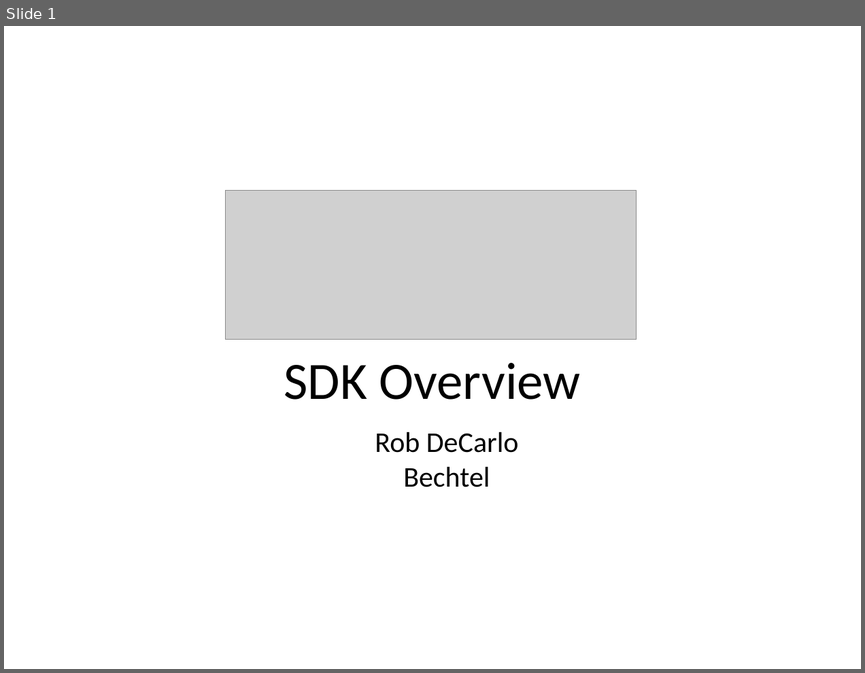
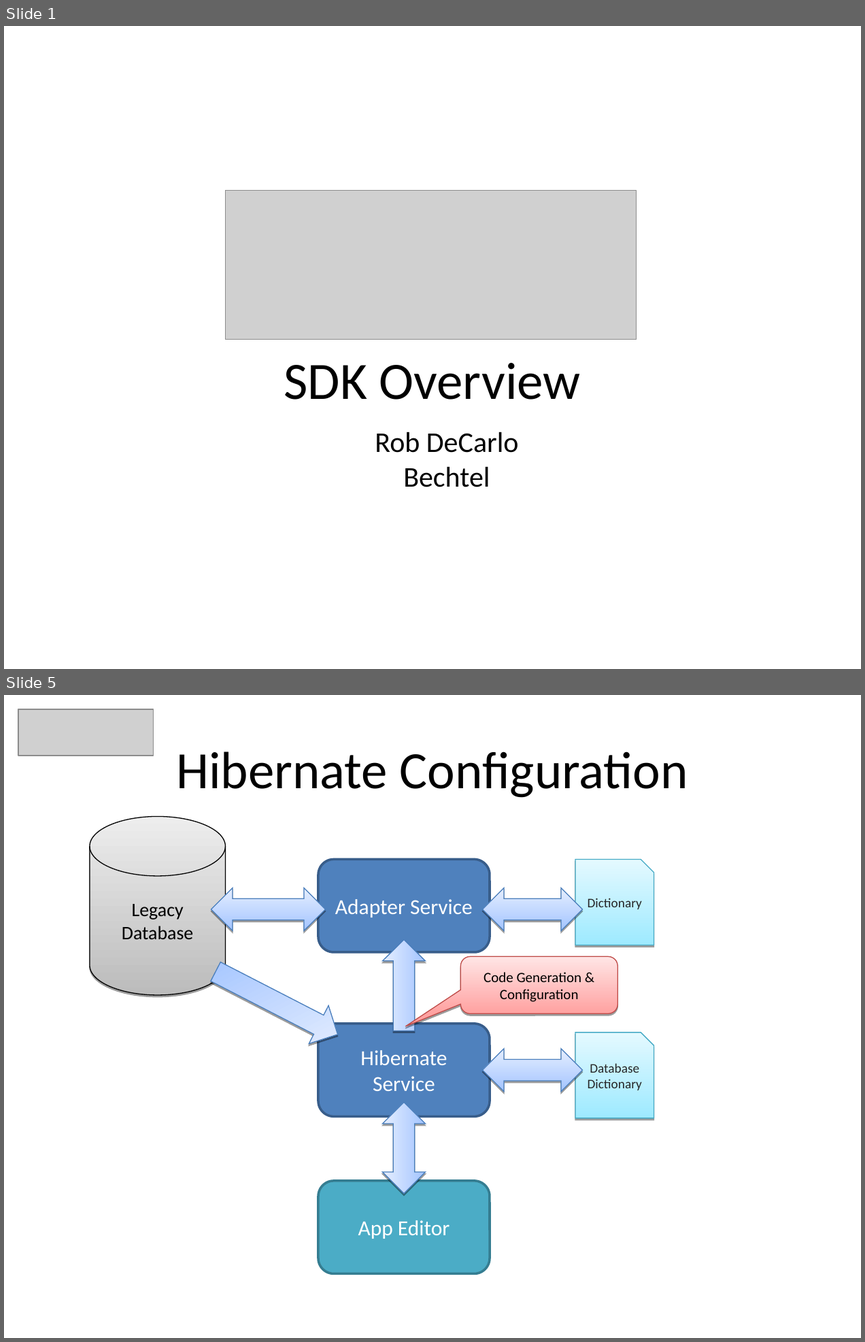
Before and after one commit to heyena/iring-tools, a slide deck: branches/2.0.x/Documentation/iRINGTools_SDK_Overview_v2.0.0.ppt. Shown one above the other, each under a label of ours: slide 1 before the commit, slides 1 and 5 after it; the slides between them are not shown. The pictures are 865x673 and 865x1342 pixels, drawn with LibreOffice and Linux fonts; fonts in the diff are those of the drawing; grey boxes stand for pictures; background and template pictures are left out. Boxes give left, top, right and bottom in pixels: in the first picture for what was removed or moved away, otherwise in the second. Text is boxed around its words. In the diff, an @@ line names an element or a change of style, - is before the commit and + after.

```diff
--- a/branches/2.0.x/Documentation/iRINGTools_SDK_Overview_v2.0.0.ppt
+++ b/branches/2.0.x/Documentation/iRINGTools_SDK_Overview_v2.0.0.ppt
@@ slide 5 added at <box>4,695,861,1338</box>, background #FFFFFF @@
@@ picture added at <box>18,709,154,756</box> @@
@@ text added at <box>176,751,687,798</box>, 44 pt, text #000000 @@
+Hibernate Configuration
@@ cylinder added at <box>90,817,225,995</box>, fill gradient #BCBCBC to #EDEDED, outline #000000 0.74 pt, 16 pt, text #000000 @@
+Legacy Database
@@ rounded rectangle added at <box>318,860,490,952</box>, fill #4F81BD, outline #385D8A 2.01 pt, 18 pt, text #FFFFFF @@
+Adapter Service
@@ freeform shape added at <box>575,860,654,945</box>, fill gradient #9EEAFF to #E4F9FF, outline #46AAC5 0.74 pt, 11 pt, text #262626 @@
+Dictionary
@@ left right arrow added at <box>211,888,325,930</box>, fill gradient #A3C4FF to #E5EEFF, outline #4A7EBB 0.74 pt @@
@@ left right arrow added at <box>482,888,582,930</box>, fill gradient #A3C4FF to #E5EEFF, outline #4A7EBB 0.74 pt @@
@@ left arrow added at <box>382,939,425,1030</box>, fill gradient #A3C4FF to #E5EEFF, outline #4A7EBB 0.74 pt @@
@@ left arrow added at <box>206,952,347,1053</box>, fill gradient #A3C4FF to #E5EEFF, outline #4A7EBB 0.74 pt @@
@@ rounded speech box added at <box>461,956,617,1014</box>, fill gradient #FFA2A1 to #FFE5E5, outline #BE4B48 0.74 pt, 12 pt, text #000000 @@
+Code Generation & Configuration
@@ rounded rectangle added at <box>318,1023,490,1116</box>, fill #4F81BD, outline #385D8A 2.01 pt, 18 pt, text #FFFFFF @@
+Hibernate Service
@@ freeform shape added at <box>575,1032,654,1118</box>, fill gradient #9EEAFF to #E4F9FF, outline #46AAC5 0.74 pt, 11 pt, text #262626 @@
+Database Dictionary
@@ left right arrow added at <box>482,1049,582,1091</box>, fill gradient #A3C4FF to #E5EEFF, outline #4A7EBB 0.74 pt @@
@@ left right arrow added at <box>382,1102,425,1193</box>, fill gradient #A3C4FF to #E5EEFF, outline #4A7EBB 0.74 pt @@
@@ rounded rectangle added at <box>318,1181,490,1273</box>, fill #4BACC6, outline #357D91 2.01 pt, 18 pt, text #FFFFFF @@
+App Editor
```
Also in this commit, not shown: 8 slides changed, 7 other slides added, 5 slides removed, 1 other file.
